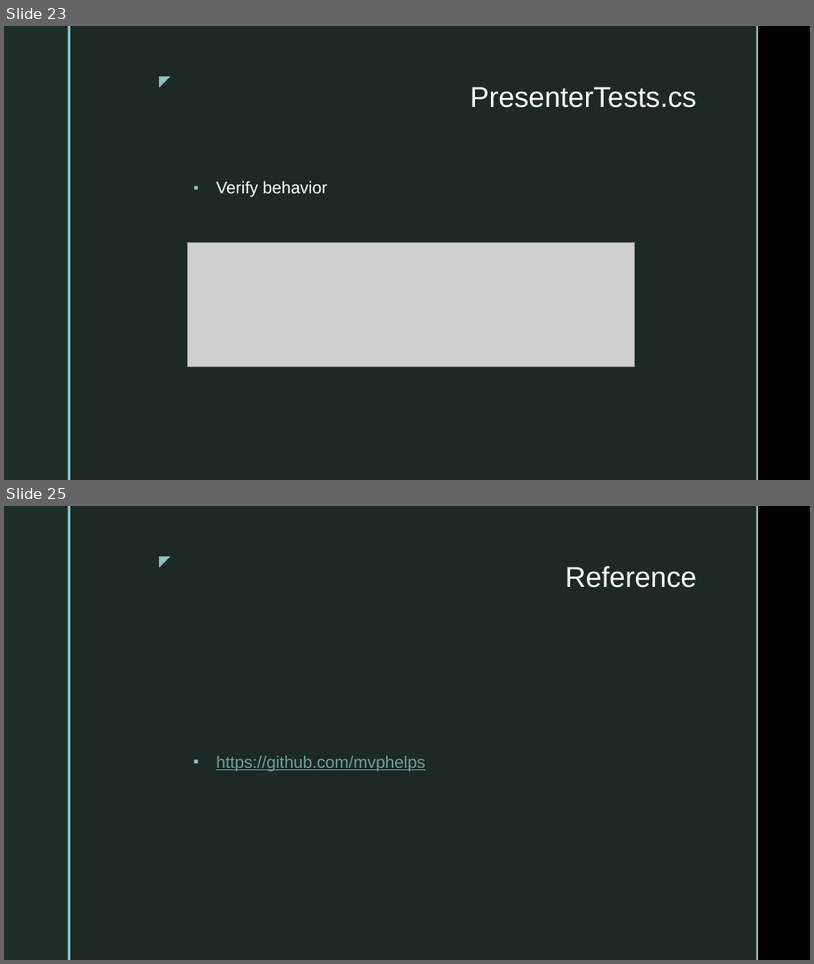
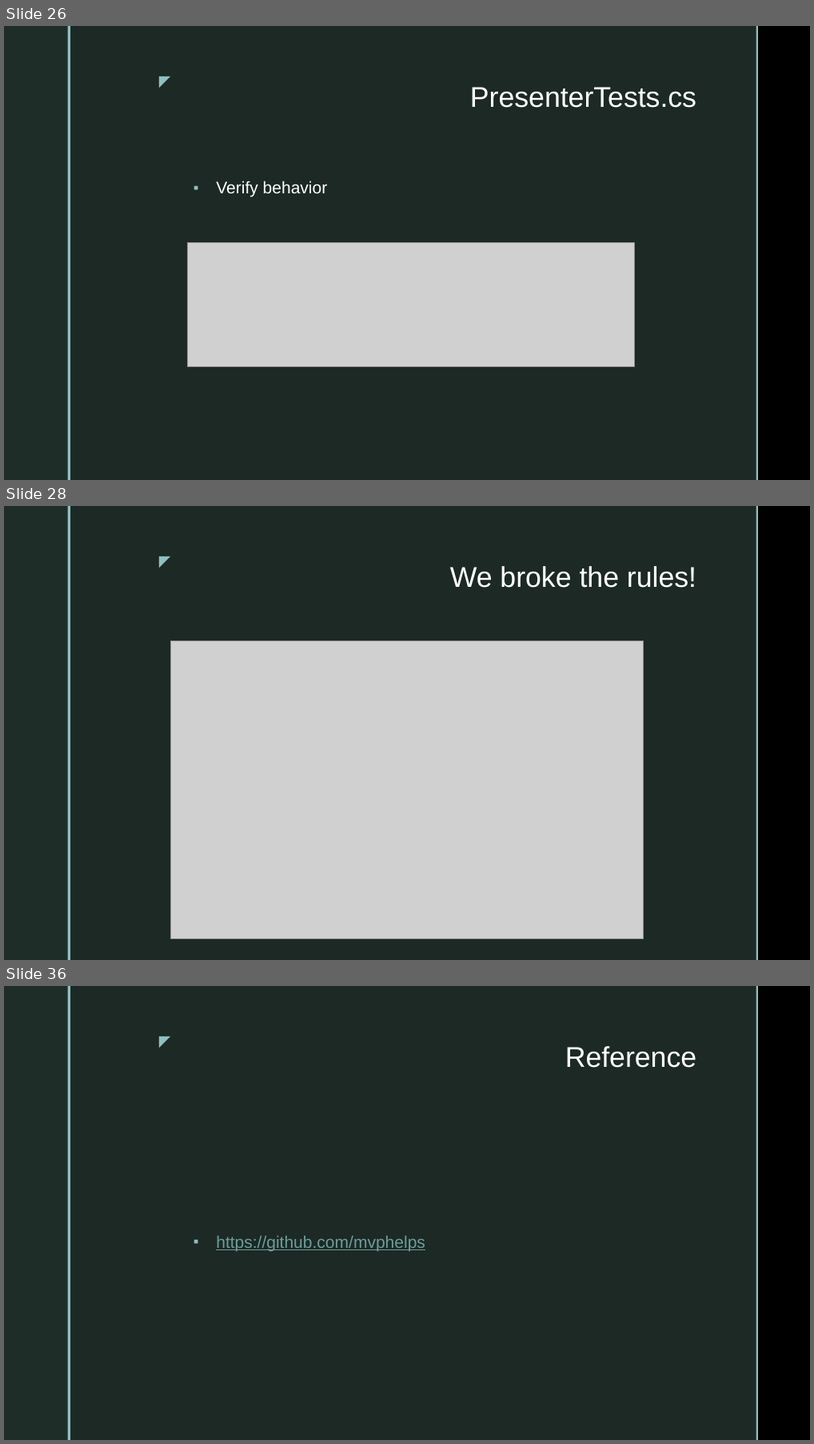
Before and after one commit to mvphelps/SingleTestabilityPrinciple, a slide deck: SingleTestabilityPrinciple.pptx. Shown one above the other, each under a label of ours: slides 23 and 25 before the commit, slides 26, 28 and 36 after it; the slides between them are not shown. The pictures are 814x964 and 814x1444 pixels, drawn with LibreOffice and Linux fonts; fonts in the diff are those of the drawing; grey boxes stand for pictures; background and template pictures are left out. Boxes give left, top, right and bottom in pixels: in the first picture for what was removed or moved away, otherwise in the second. Text is boxed around its words. In the diff, an @@ line names an element or a change of style, - is before the commit and + after.

Commit message:
Update pres with unbreaking rules

```diff
--- a/SingleTestabilityPrinciple.pptx
+++ b/SingleTestabilityPrinciple.pptx
@@ slide 28 added at [4,506,810,960], background picture (left out); not listed: 5 template elements that a slide beside it also shows @@
@@ title added at [450,566,697,588], 34 pt, text #FFFFFF @@
+We broke the rules!
@@ picture added at [170,640,643,939] @@
@@ what was slide 23 is now slide 26 @@
@@ what was slide 25 is now slide 36 @@
```
Also in this commit, not shown: 1 slide changed, 10 other slides added.
